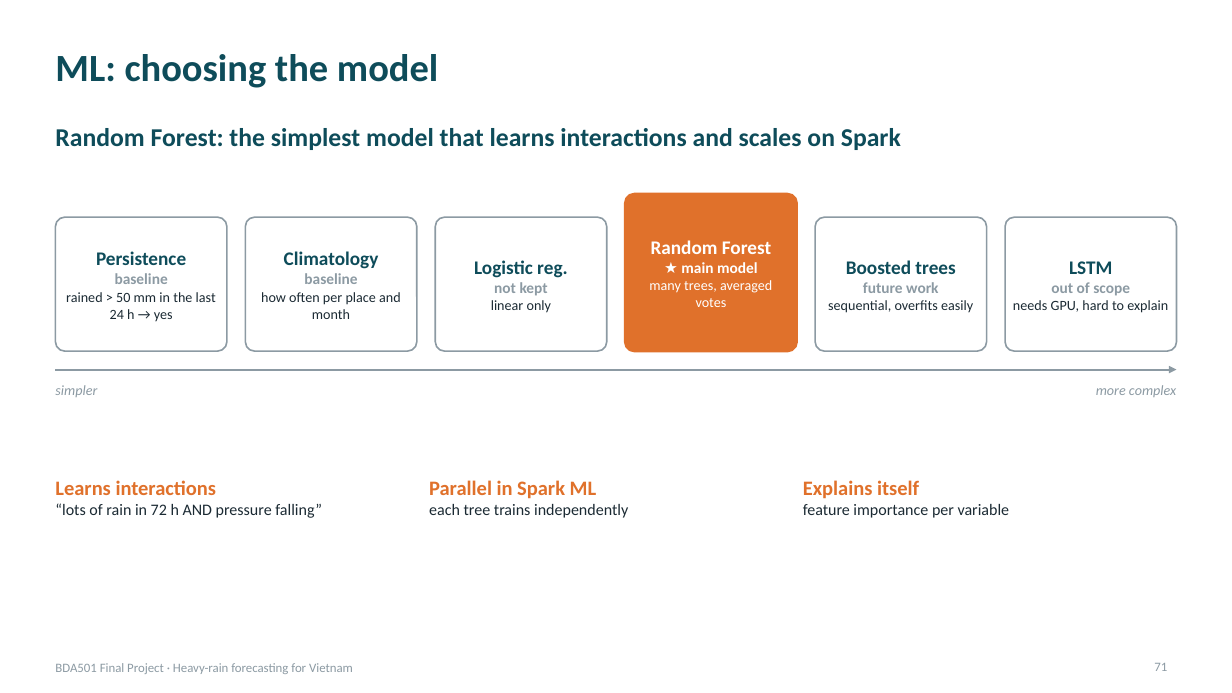
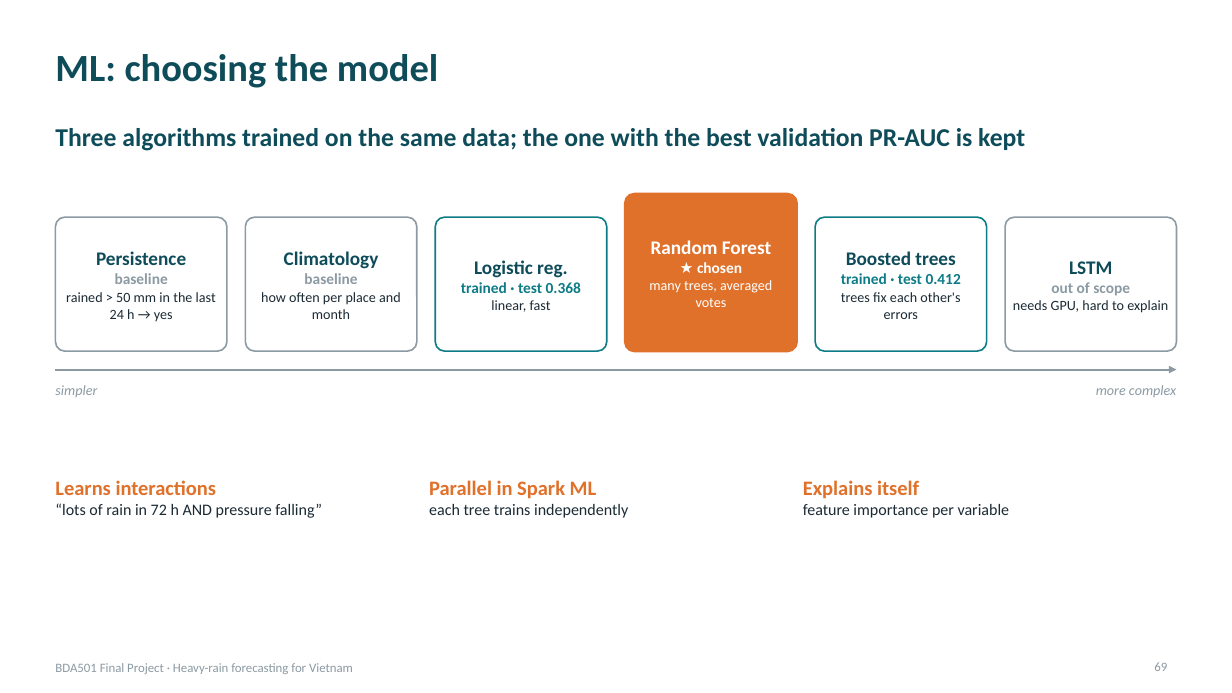
Before and after one commit to PhamLeTanThinh/BDA501_weather, a slide deck: slide 69 of deck/BDA501_Heavy_Rain_Forecast.pptx (slide 71 before the commit). Drawn at 1232x693 pixels with LibreOffice and Linux fonts; fonts in the diff are those of the drawing. Boxes give left, top, right and bottom in pixels: in the first picture for what was removed or moved away, otherwise in the second. Text is boxed around its words. In the diff, an @@ line names an element or a change of style, - is before the commit and + after.

```diff
--- a/deck/BDA501_Heavy_Rain_Forecast.pptx
+++ b/deck/BDA501_Heavy_Rain_Forecast.pptx
@@ text at (55, 128, 1025, 151): text changed @@
-Random Forest: the simplest model that learns interactions and scales on Spark
+Three algorithms trained on the same data; the one with the best validation PR-AUC is kept
@@ rounded rectangle at (435, 217, 607, 351): outline #8C9AA3 1.25 pt to #0E7C86 1.25 pt @@
@@ rounded rectangle at (815, 217, 987, 351): outline #8C9AA3 1.25 pt to #0E7C86 1.25 pt @@
@@ text at (697, 262, 742, 273): text changed @@
-★ main model
+★ chosen
@@ text at (461, 282, 581, 312): text changed; size 11 to 12 pt; text colour #1B2A33 to #0E7C86; bold on @@
-not kept
-linear only
+trained · test 0.368
+linear, fast
@@ text at (841, 273, 961, 319): text changed @@
-future work
-sequential, overfits easily
+trained · test 0.412
+trees fix each other's errors
@@ page number at (1154, 662, 1167, 671): text changed @@
-71
+69
```
Also in this commit, not shown: 31 other slides changed, 14 slides added, 14 slides removed, 28 other files.
